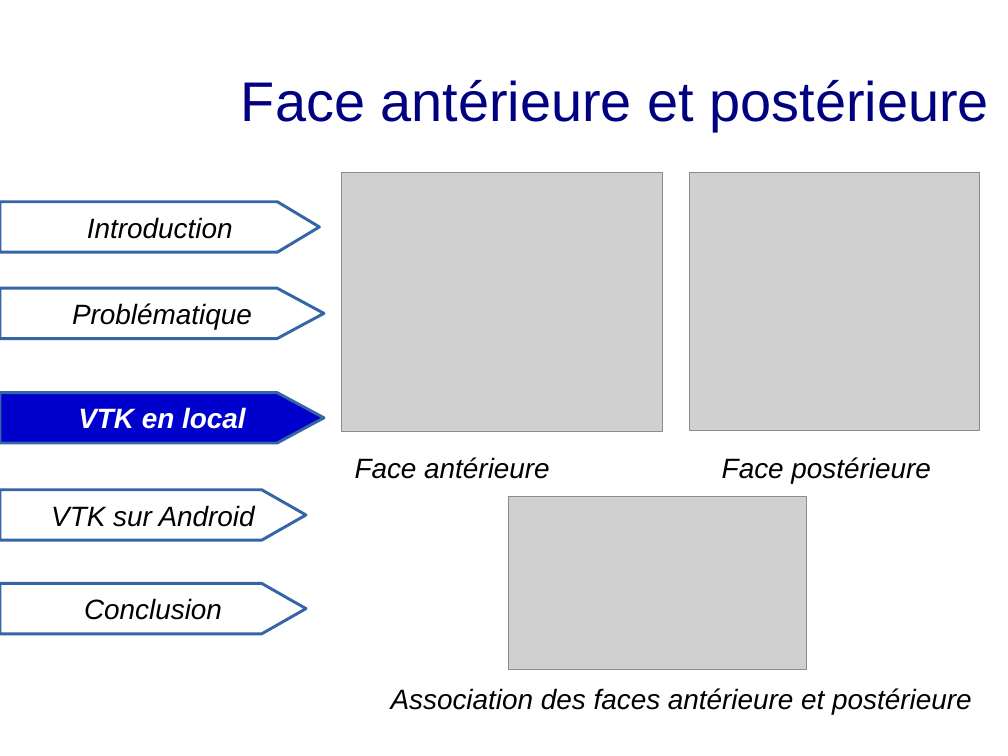
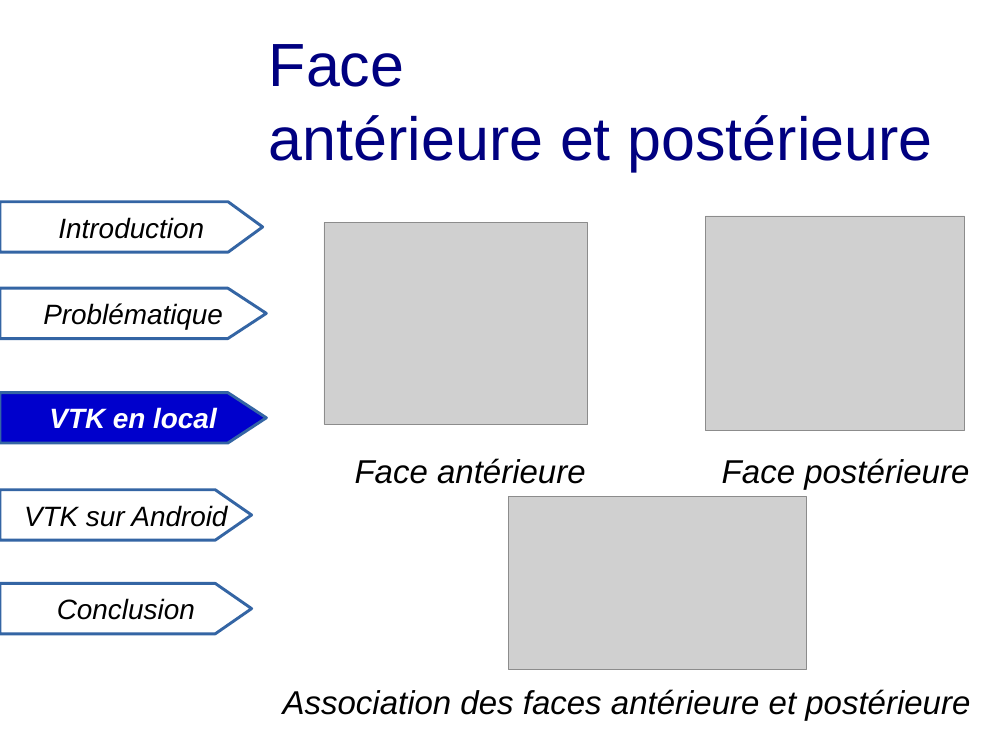
Before and after one commit to exopole/gitVTK, a slide deck: slide 12 of Presentation/rapport/soutenance.odp. Drawn at 1008x756 pixels with LibreOffice and Linux fonts; fonts in the diff are those of the drawing; grey boxes stand for pictures. Boxes give left, top, right and bottom in pixels: in the first picture for what was removed or moved away, otherwise in the second. Text is boxed around its words. In the diff, an @@ line names an element or a change of style, - is before the commit and + after.

```diff
--- a/Presentation/rapport/soutenance.odp
+++ b/Presentation/rapport/soutenance.odp
@@ title "Face antérieure et postérieure": place and size @@
-title "Face antérieure et postérieure" at box(241, 80, 988, 131)
+title "Face antérieure et postérieure" at box(269, 44, 933, 171)
@@ title "Face antérieure et postérieure" at box(269, 44, 933, 171): size 44 to 48 pt; alignment centre to left @@
@@ freeform shape "Introduction": place and size @@
-freeform shape "Introduction" at box(0, 202, 319, 252)
+freeform shape "Introduction" at box(0, 202, 263, 252)
@@ picture: place and size @@
-picture at box(341, 173, 662, 432)
+picture at box(324, 222, 587, 424)
@@ picture: place and size @@
-picture at box(690, 173, 979, 431)
+picture at box(706, 216, 965, 431)
@@ freeform shape "Problématique": place and size @@
-freeform shape "Problématique" at box(0, 288, 324, 338)
+freeform shape "Problématique" at box(0, 288, 266, 338)
@@ freeform shape "VTK en local": place and size @@
-freeform shape "VTK en local" at box(0, 392, 324, 443)
+freeform shape "VTK en local" at box(0, 392, 266, 443)
@@ freeform shape "VTK sur Android": place and size @@
-freeform shape "VTK sur Android" at box(0, 490, 306, 541)
+freeform shape "VTK sur Android" at box(0, 490, 252, 541)
@@ freeform shape "Conclusion": place and size @@
-freeform shape "Conclusion" at box(0, 584, 306, 634)
+freeform shape "Conclusion" at box(0, 584, 252, 634)
@@ size 22 to 26 pt in 3 elements at box(355, 458, 586, 484), box(722, 458, 969, 490), box(283, 689, 970, 720) @@
@@ text "Association des faces antérieure et ...": place and size @@
-text "Association des faces antérieure et ..." at box(391, 688, 971, 714)
+text "Association des faces antérieure et ..." at box(283, 689, 970, 720)
```
Also in this commit, not shown: 19 other slides changed, 2 other files.
